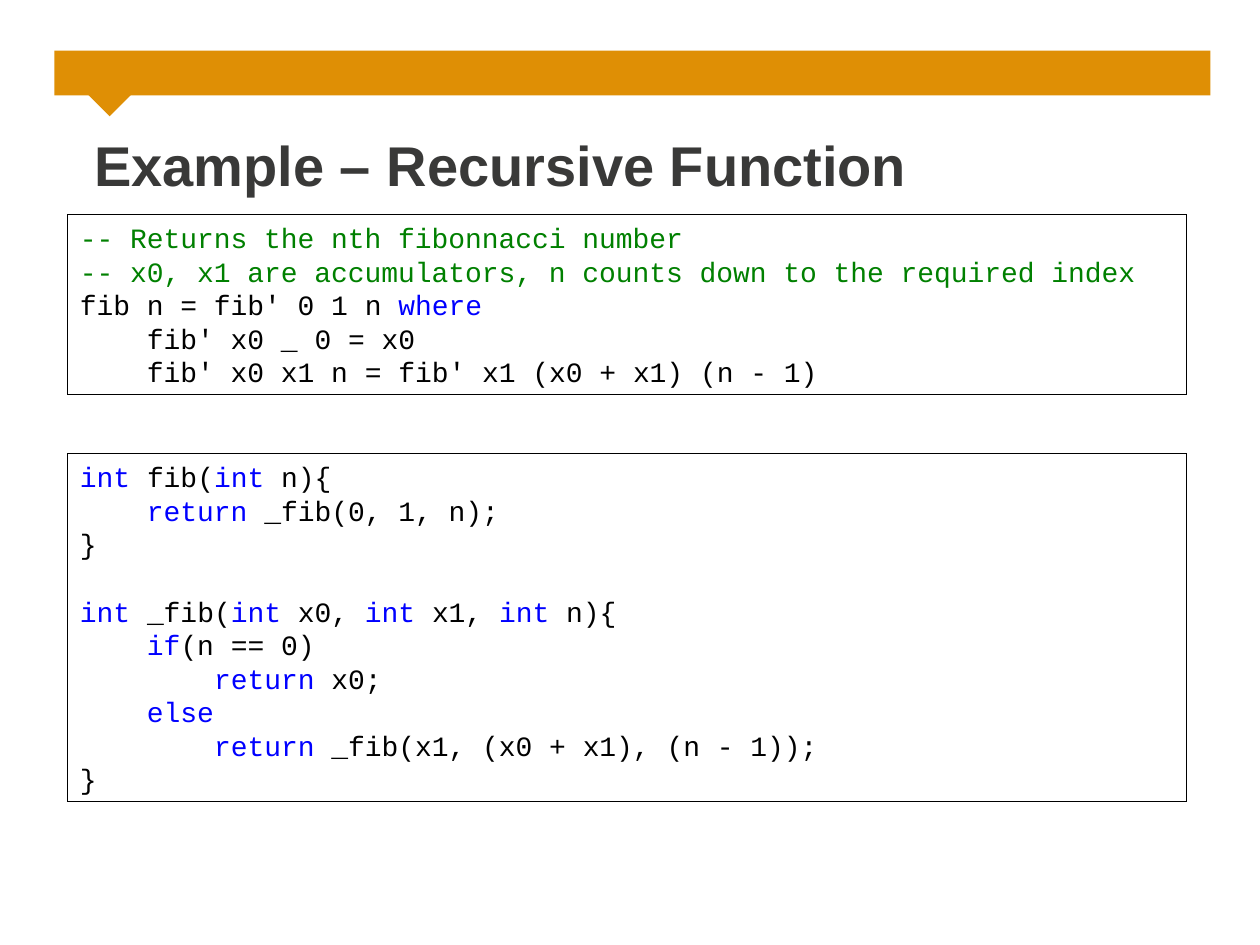
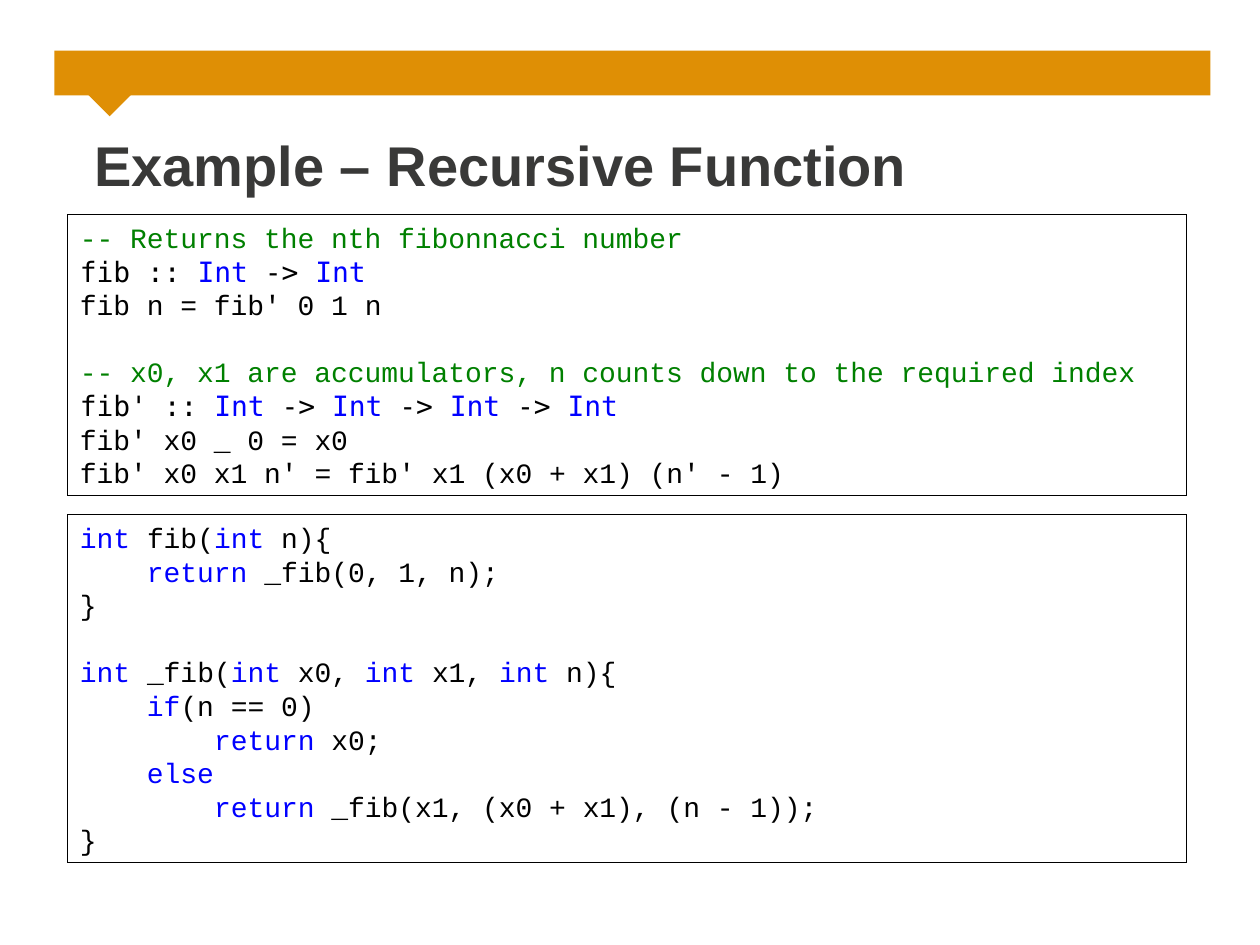
Before and after one commit to rdnetto/H2V, a slide deck: slide 12 of docs/Design Presentation/Presentation.odp (slide 15 before the commit). Drawn at 1260x945 pixels with LibreOffice and Linux fonts; fonts in the diff are those of the drawing; background and template pictures are left out. Boxes give left, top, right and bottom in pixels: in the first picture for what was removed or moved away, otherwise in the second. Text is boxed around its words. In the diff, an @@ line names an element or a change of style, - is before the commit and + after.

Commit message:
Completed presentation

```diff
--- a/docs/Design Presentation/Presentation.odp
+++ b/docs/Design Presentation/Presentation.odp
@@ rectangle "-- Returns the nth fibonnacci ...": place and size @@
-rectangle "-- Returns the nth fibonnacci ..." at [68,214,1188,394]
+rectangle "-- Returns the nth fibonnacci ..." at [68,214,1188,495]
@@ text in rectangle at [80,260,382,316]: paragraphs added @@
+fib :: Int -> Int
+fib n = fib' 0 1 n
@@ text in rectangle at [80,394,618,417]: text changed; font Courier New to DejaVu Sans Mono @@
-fib n = fib' 0 1 n where
+fib' :: Int -> Int -> Int -> Int
@@ text in rectangle at [80,463,783,489]: text changed @@
-fib' x0 x1 n = fib' x1 (x0 + x1) (n - 1)
+fib' x0 x1 n' = fib' x1 (x0 + x1) (n' - 1)
@@ rectangle "int fib(int n){": place and size @@
-rectangle "int fib(int n){" at [68,454,1187,801]
+rectangle "int fib(int n){" at [68,514,1187,862]
```
Also in this commit, not shown: 4 other slides changed, 1 slide added, 3 slides removed, 1 other file.
